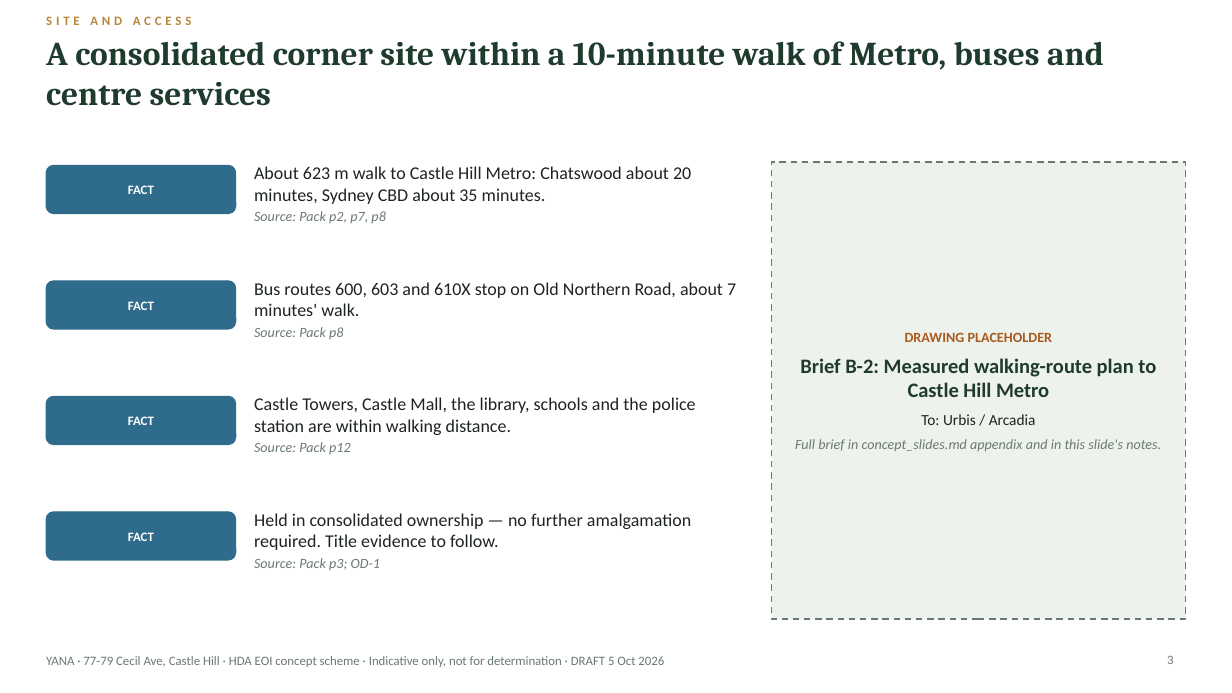
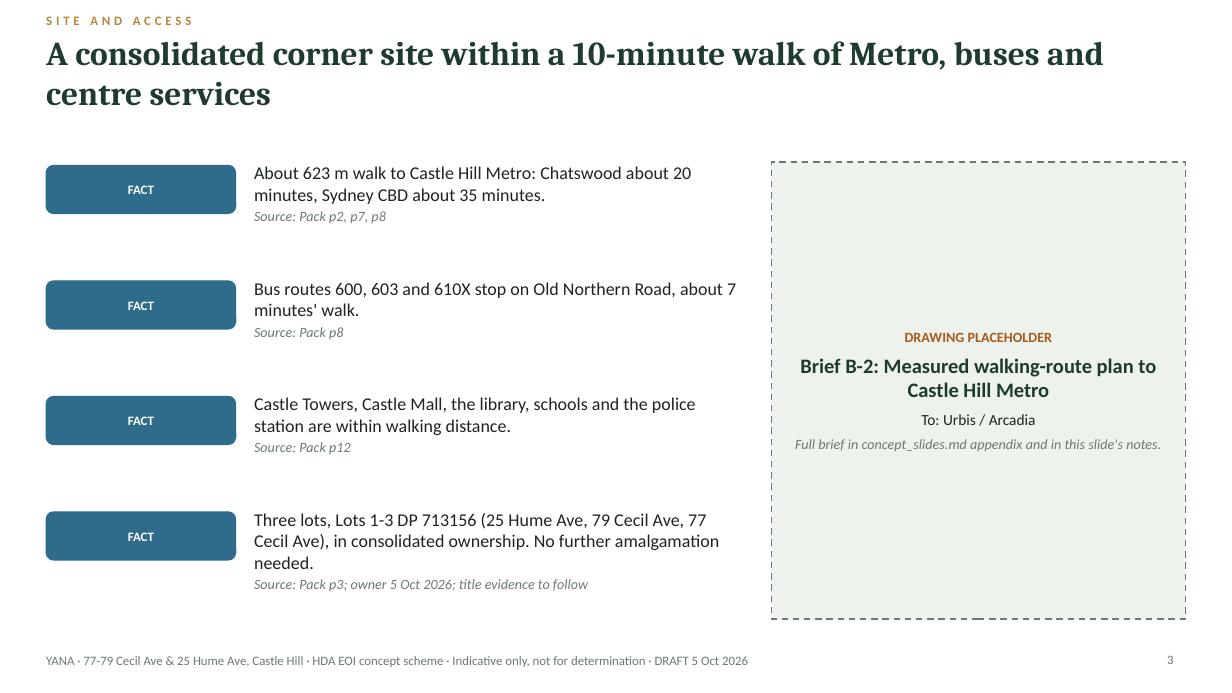
Before and after one commit to iamdrdavid-svg/Yana-Eoi, a slide deck: slide 3 of outputs/concept_slides.pptx. Drawn at 1232x693 pixels with LibreOffice and Linux fonts; fonts in the diff are those of the drawing. Boxes give left, top, right and bottom in pixels: in the first picture for what was removed or moved away, otherwise in the second. Text is boxed around its words. In the diff, an @@ line names an element or a change of style, - is before the commit and + after.

```diff
--- a/outputs/concept_slides.pptx
+++ b/outputs/concept_slides.pptx
@@ text at (254,513,719,591): text changed @@
-Held in consolidated ownership — no further amalgamation required. Title evidence to follow.
-Source: Pack p3; OD-1
+Three lots, Lots 1-3 DP 713156 (25 Hume Ave, 79 Cecil Ave, 77 Cecil Ave), in consolidated ownership. No further amalgamation needed.
+Source: Pack p3; owner 5 Oct 2026; title evidence to follow
@@ text at (46,656,748,667): text changed @@
-YANA · 77-79 Cecil Ave, Castle Hill · HDA EOI concept scheme · Indicative only, not for determination · DRAFT 5 Oct 2026
+YANA · 77-79 Cecil Ave & 25 Hume Ave, Castle Hill · HDA EOI concept scheme · Indicative only, not for determination · DRAFT 5 Oct 2026
```
Also in this commit, not shown: 12 other slides changed, 9 other files.
